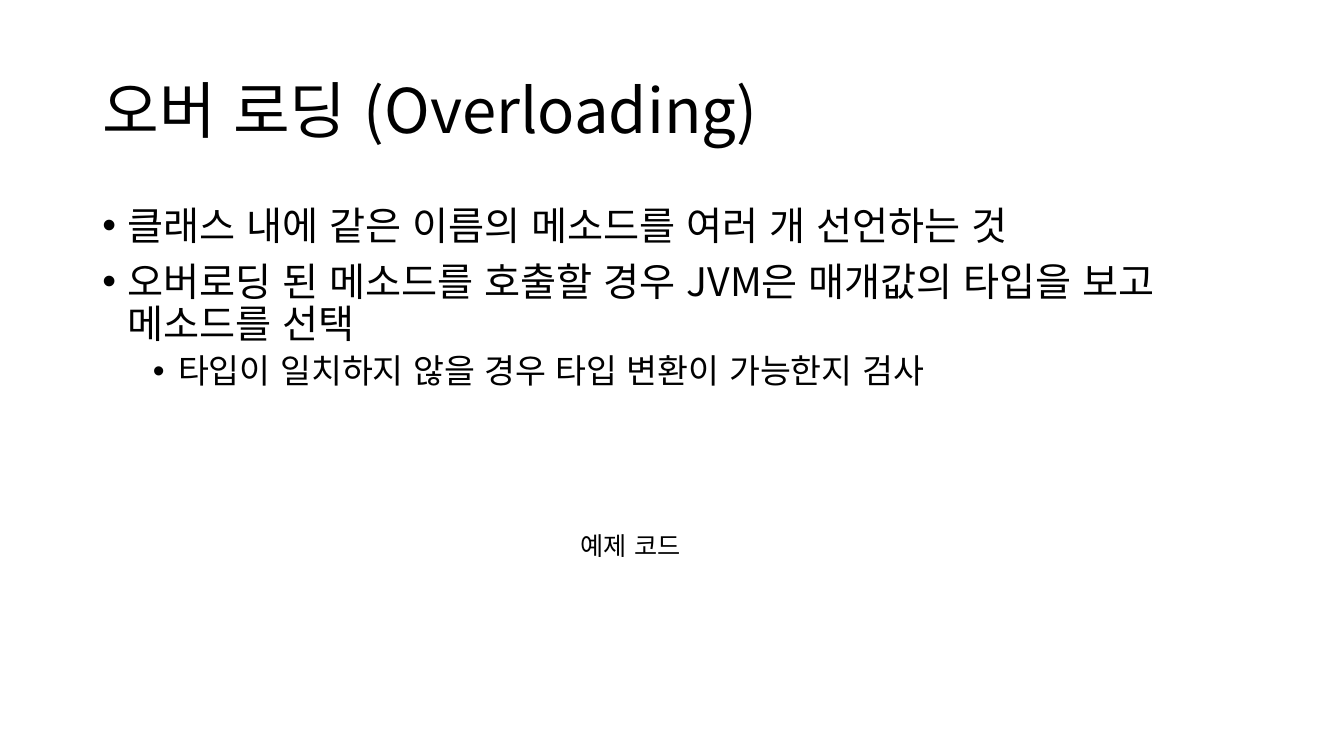
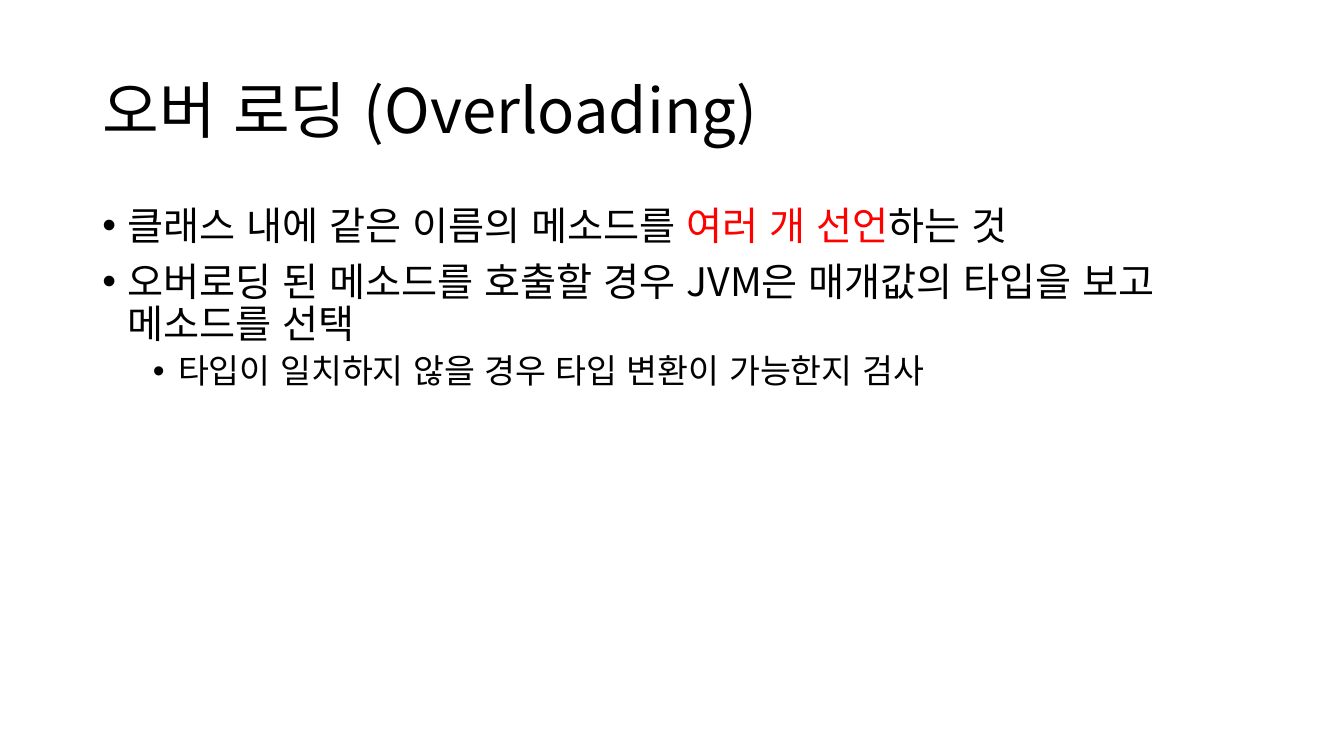
Before and after one commit to YonghoChoi/develop-note, a slide deck: slide 53 of ppt/객체지향 기본.pptx (slide 47 before the commit). Drawn at 1344x756 pixels with LibreOffice and Linux fonts; fonts in the diff are those of the drawing. Boxes give left, top, right and bottom in pixels: in the first picture for what was removed or moved away, otherwise in the second. Text is boxed around its words. In the diff, an @@ line names an element or a change of style, - is before the commit and + after.

```diff
--- a/ppt/객체지향 기본.pptx
+++ b/ppt/객체지향 기본.pptx
@@ text at (128, 207, 1008, 243): text colour #000000 to #FF0000 in "여러 개 선언하는" @@
@@ text removed at (581, 534, 680, 557) @@
-예제 코드
```
Also in this commit, not shown: 16 other slides changed, 7 slides added.
